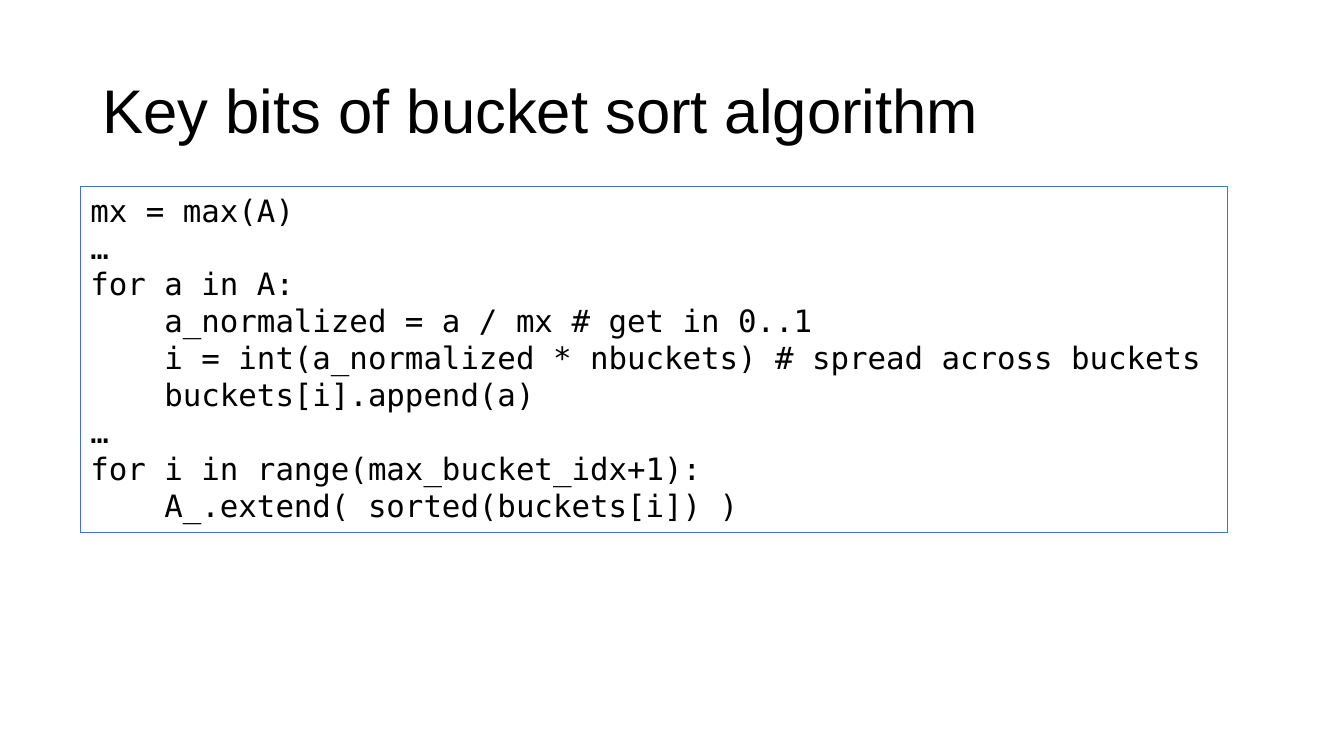
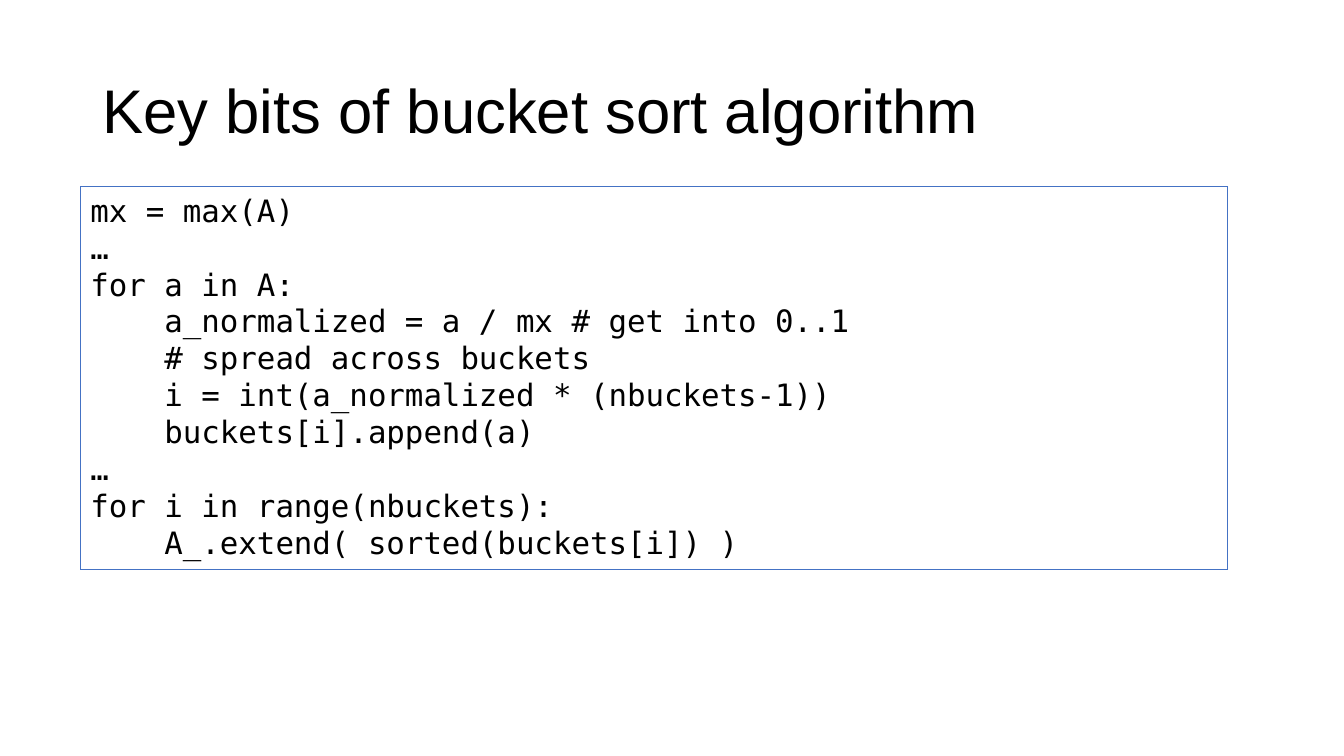
Before and after one commit to parrt/msds689, a slide deck: slide 15 of notes/sorting.pptx. Drawn at 1344x756 pixels with LibreOffice and Linux fonts; fonts in the diff are those of the drawing; background and template pictures are left out. Boxes give left, top, right and bottom in pixels: in the first picture for what was removed or moved away, otherwise in the second. Text is boxed around its words. In the diff, an @@ line names an element or a change of style, - is before the commit and + after.

```diff
--- a/notes/sorting.pptx
+++ b/notes/sorting.pptx
@@ rectangle "mx = max(A)": place and size @@
-rectangle "mx = max(A)" at bbox=[81, 187, 1228, 532]
+rectangle "mx = max(A)" at bbox=[81, 187, 1228, 570]
@@ text in rectangle at bbox=[164, 308, 849, 413]: text changed @@
-a_normalized = a / mx # get in 0..1
-i = int(a_normalized * nbuckets) # spread across buckets
+a_normalized = a / mx # get into 0..1
+# spread across buckets
+i = int(a_normalized * (nbuckets-1))
@@ text in rectangle at bbox=[90, 493, 553, 524]: text changed @@
-for i in range(max_bucket_idx+1):
+for i in range(nbuckets):
```
Also in this commit, not shown: 8 other slides changed, 3 other files.
